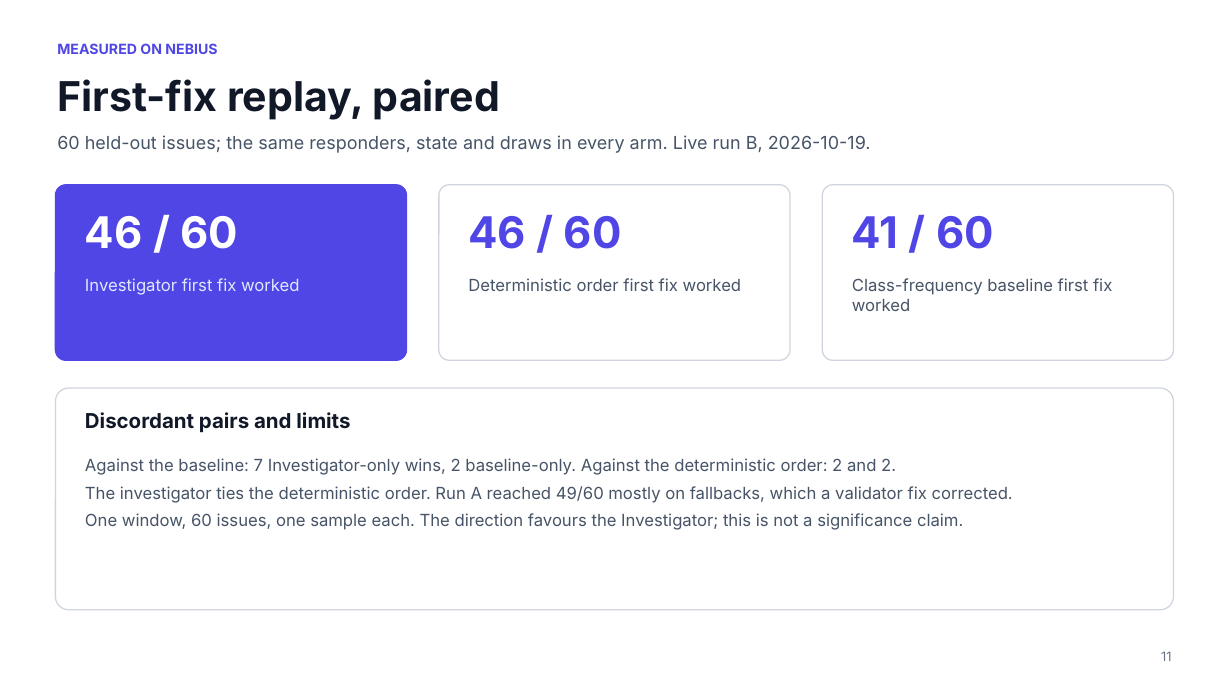
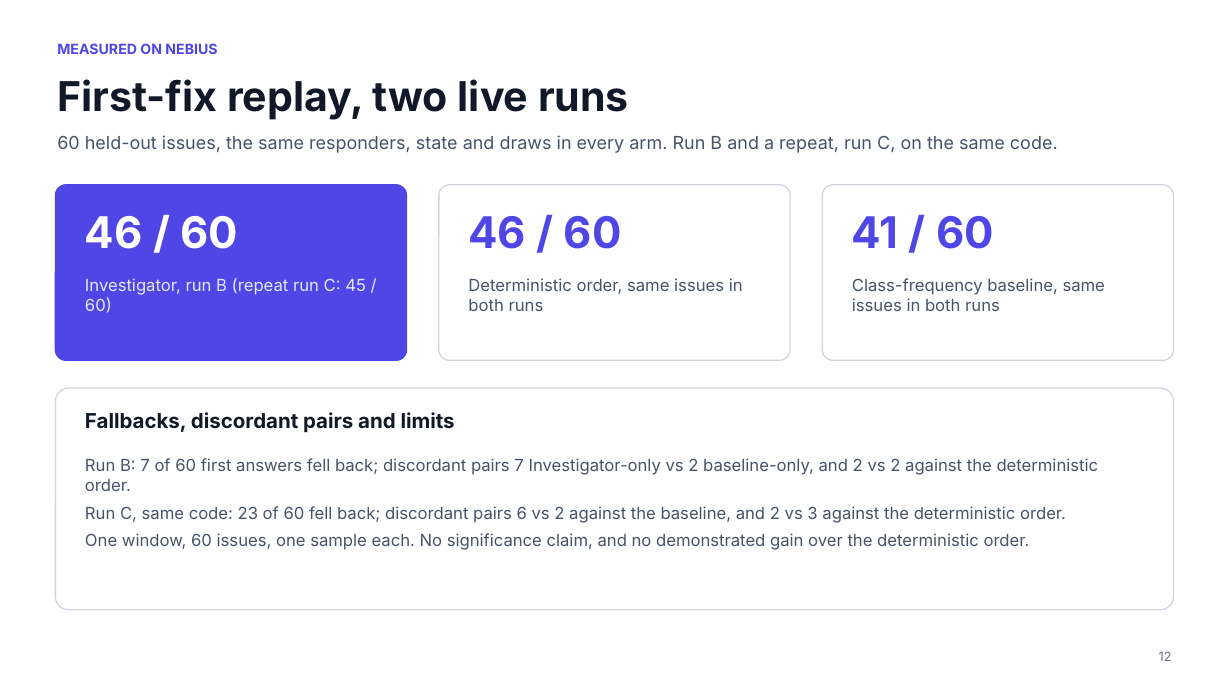
Before and after one commit to e8aura-makodev58/nebius-compass, a slide deck: slide 12 of docs/nebius/deck/ResponseCompass-nebius-deck.pptx (slide 11 before the commit). Drawn at 1232x693 pixels with LibreOffice and Linux fonts; fonts in the diff are those of the drawing; background and template pictures are left out. Boxes give left, top, right and bottom in pixels: in the first picture for what was removed or moved away, otherwise in the second. Text is boxed around its words. In the diff, an @@ line names an element or a change of style, - is before the commit and + after.

```diff
--- a/docs/nebius/deck/ResponseCompass-nebius-deck.pptx
+++ b/docs/nebius/deck/ResponseCompass-nebius-deck.pptx
@@ text at bbox=[57, 79, 629, 120]: text changed @@
-First-fix replay, paired
+First-fix replay, two live runs
@@ text at bbox=[57, 135, 1058, 153]: text changed @@
-60 held-out issues; the same responders, state and draws in every arm. Live run B, 2026-10-19.
+60 held-out issues, the same responders, state and draws in every arm. Run B and a repeat, run C, on the same code.
@@ text at bbox=[85, 278, 366, 313]: text changed @@
-Investigator first fix worked
+Investigator, run B (repeat run C: 45 / 60)
@@ text at bbox=[468, 278, 743, 311]: text changed @@
-Deterministic order first fix worked
+Deterministic order, same issues in both runs
@@ text at bbox=[852, 278, 1105, 311]: text changed @@
-Class-frequency baseline first fix worked
+Class-frequency baseline, same issues in both runs
@@ text at bbox=[85, 412, 455, 433]: text changed @@
-Discordant pairs and limits
+Fallbacks, discordant pairs and limits
@@ text at bbox=[85, 458, 1099, 550]: text changed @@
-Against the baseline: 7 Investigator-only wins, 2 baseline-only. Against the deterministic order: 2 and 2.
-The investigator ties the deterministic order. Run A reached 49/60 mostly on fallbacks, which a validator fix corrected.
-One window, 60 issues, one sample each. The direction favours the Investigator; this is not a significance claim.
+Run B: 7 of 60 first answers fell back; discordant pairs 7 Investigator-only vs 2 baseline-only, and 2 vs 2 against the deterministic order.
+Run C, same code: 23 of 60 fell back; discordant pairs 6 vs 2 against the baseline, and 2 vs 3 against the deterministic order.
+One window, 60 issues, one sample each. No significance claim, and no demonstrated gain over the deterministic order.
@@ text at bbox=[1159, 651, 1172, 661]: text changed @@
-11
+12
```
Also in this commit, not shown: 17 other slides changed, 1 slide added, 2 other files.
